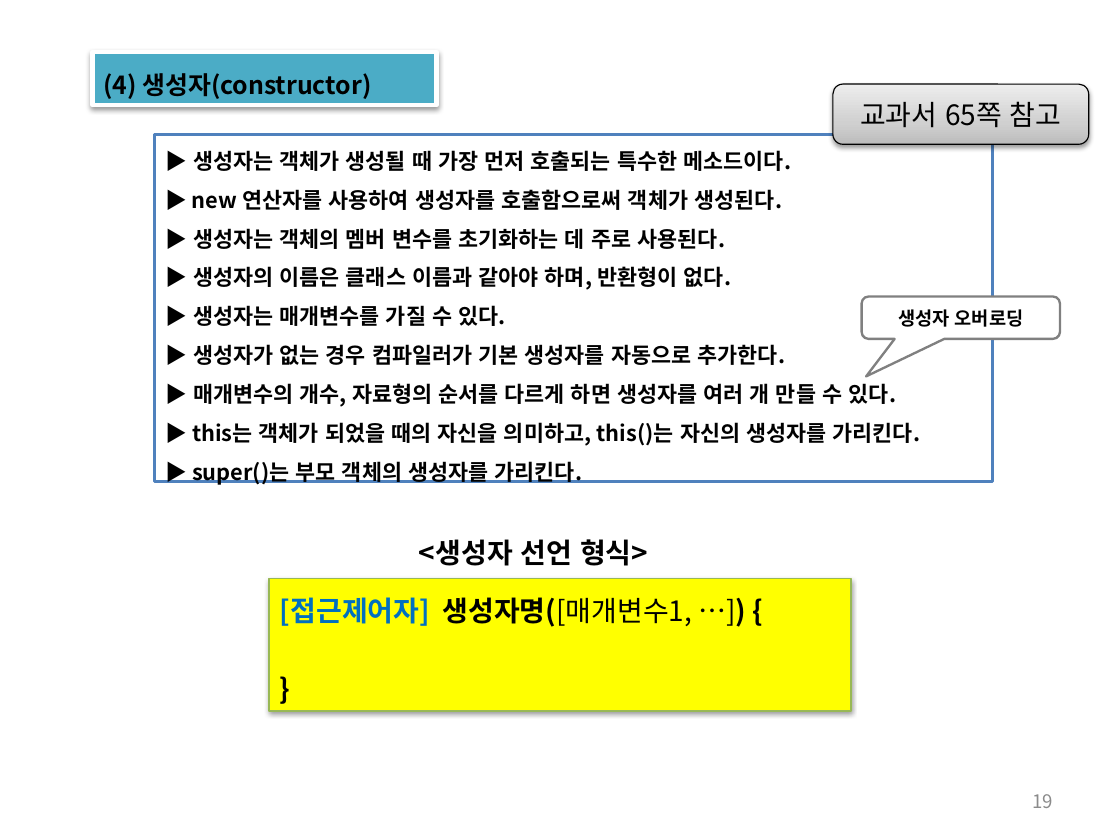
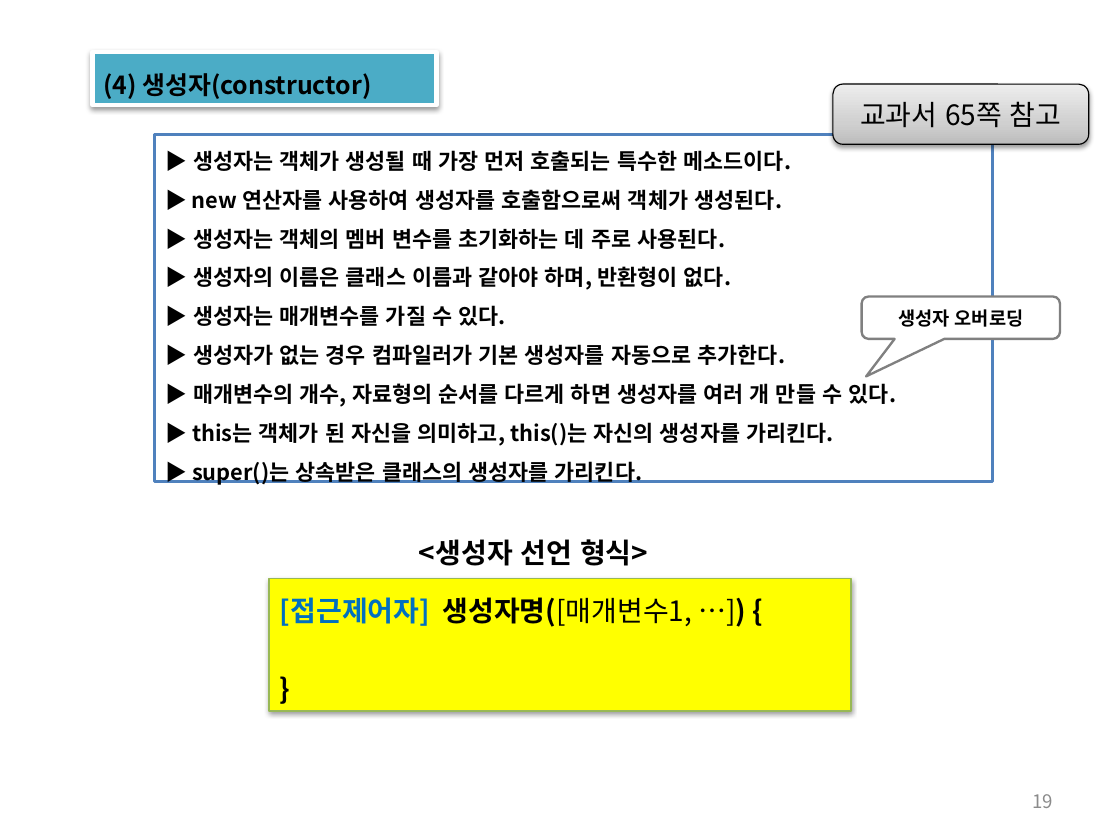
Before and after one commit to histime7/2018JavaClassroom, a slide deck: slide 19 of 수업자료/10_객체지향의 개요.pptx. Drawn at 1120x840 pixels with LibreOffice and Linux fonts; fonts in the diff are those of the drawing. Boxes give left, top, right and bottom in pixels: in the first picture for what was removed or moved away, otherwise in the second. Text is boxed around its words. In the diff, an @@ line names an element or a change of style, - is before the commit and + after.

```diff
--- a/수업자료/10_객체지향의 개요.pptx
+++ b/수업자료/10_객체지향의 개요.pptx
@@ text in rectangle at [192,422,834,485]: text changed @@
-▶ this는 객체가 되었을 때의 자신을 의미하고, this()는 자신의 생성자를 가리킨다.
-▶ super()는 부모 객체의 생성자를 가리킨다.
+▶ this는 객체가 된 자신을 의미하고, this()는 자신의 생성자를 가리킨다.
+▶ super()는 상속받은 클래스의 생성자를 가리킨다.
```
Also in this commit, not shown: 5 other slides changed, 25 slides added, 1 other file.
